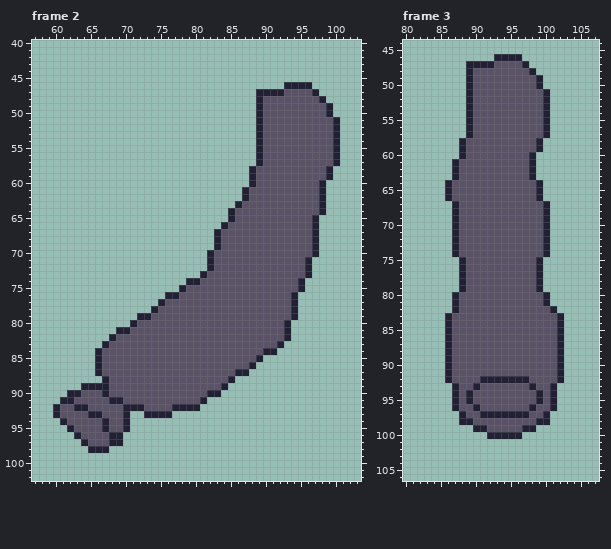
Pixel-art file -- Assets/Sprites/Sprite originals/Enemy/Boss 1/Boss_Attack_Left_Arm.ase. The picture above was drawn from the file before the commit.
128x128 pixels, 4 frames. Shown: frame 2: x 57..103, y 40..102; frame 3: x 80..107, y 44..106. The commit also changed other frames, which this record leaves out.
Now the later version:
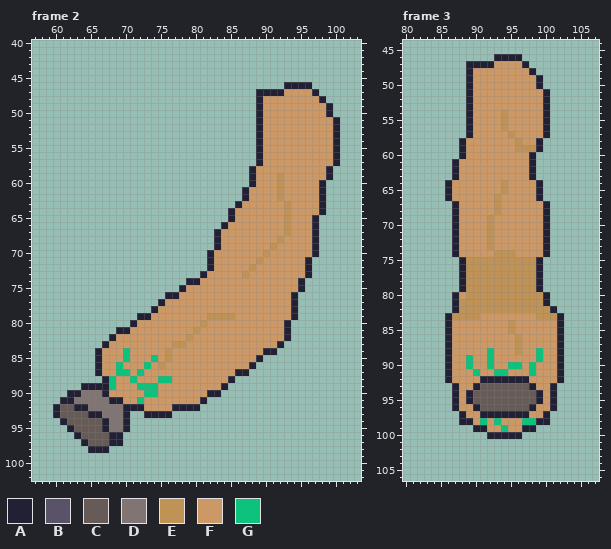
Palette (. is transparent): A #222034  B #5a5266  C #665b57  D #807573  E #bf9256  F #cc9966  G #0cc27c
Edits made:
Changed rows in their new state; - is an unchanged pixel.
Frame 2, layer "Filler":
first column x 61:
 47 --------------------------------FFFF---
 48 -----------------------------FFFFFFFF--
 49 -----------------------------FFFFFFFFF-
 50 -----------------------------FFFFFFFFF-
 51 -----------------------------FFFFFFFFFF
 52 -----------------------------FFFFFFFFFF
 53 -----------------------------FFFFFFFFFF
 54 -----------------------------FFFFFFFFFF
 55 -----------------------------FFFFFFFFFF
 56 -----------------------------FFFFFFFFFF
 57 -----------------------------FFFFFFFFFF
 58 ----------------------------FFFFFFFFFF-
 59 ----------------------------FFFEFFFFFF-
 60 ----------------------------FFFEFFFFF--
 61 ---------------------------FFFFEFFFFF--
 62 ---------------------------FFFFEFFFFF--
 63 --------------------------FFFFFFEFFFF--
 64 -------------------------FFFFFFFEFFFF--
 65 -------------------------FFFFFFFEFFF---
 66 ------------------------FFFFFFFFEFFF---
 67 -----------------------FFFFFFFFFEFFF---
 68 -----------------------FFFFFFFFEFFFF---
 69 -----------------------FFFFFFFEFFFFF---
 70 ----------------------FFFFFFFEFFFFFF---
 71 ----------------------FFFFFFEFFFFFF----
 72 ----------------------FFFFFEFFFFFFF----
 73 ---------------------FFFFFEFFFFFFFF----
 74 --------------------FFFFFFFFFFFFFF-----
 75 ------------------FFFFFFFFFFFFFFFF-----
 76 -----------------FFFFFFFFFFFFFFFF------
 77 ---------------FFFFFFFFFFFFFFFFFF------
 78 --------------FFFFFFFFFFFFFFFFFFF------
 79 -------------FFFFFFFFEEEEFFFFFFFF------
 80 -----------FFFFFFFFFEFFFFFFFFFFF-------
 81 ----------FFFFFFFFFEFFFFFFFFFFFF-------
 82 --------FFFFFFFFFFEFFFFFFFFFFFFF-------
 83 -------FFFFFFFFFEEFFFFFFFFFFFFF--------
 84 ------FFFGFFFFFEFFFFFFFFFFFFF----------
 85 ------FFFGFFFGFEFFFFFFFFFFFF-----------
 86 ------FFGFFFGFEFFFFFFFFFFFF------------
 87 ------FFGGFGFFFFFFFFFFFFF--------------
 88 -------GFFGFFFGGFFFFFFFF---------------
 89 -------GFFFGGGFFFFFFFFF----------------
 90 ---DDD-FFFFFGGFFFFFFF------------------
 91 --DDDDD--FFGFFFFFFFF-------------------
 92 CC--DDDDD---FFFF-----------------------
 93 CCCC--DDD------------------------------
 94 -CCCCC-DD------------------------------
 95 --CCCC-DD------------------------------
 96 ---CCCC--------------------------------
 97 ----CCC--------------------------------
Frame 3, layer "Filler":
first column x 87:
 47 ------FFFF-----
 48 ---FFFFFFFF----
 49 ---FFFFFFFFF---
 50 ---FFFFFFFFF---
 51 ---FFFFFFFFFF--
 52 ---FFFFFFFFFF--
 53 ---FFFFFFFFFF--
 54 ---FFFFEFFFFF--
 55 ---FFFFEFFFFF--
 56 ---FFFFEFFFFF--
 57 ---FFFFFEFFFF--
 58 --FFFFFFFEFF---
 59 --FFFFFFFEEE---
 60 --FFFFFFFFF----
 61 -FFFFFFFFFF----
 62 -FFFFFFFFFF----
 63 -FFFFFFFFFF----
 64 FFFFFFFEFFFF---
 65 FFFFFFFEFFFF---
 66 FFFFFFEFFFFF---
 67 -FFFFFEFFFFFF--
 68 -FFFFFEFFFFFF--
 69 -FFFFEFFFFFFF--
 70 -FFFFEFFFFFFF--
 71 -FFFFEFFFFFFF--
 72 -FFFFEFFFFFFF--
 73 -FFFFEFFFFFFF--
 74 -FFFFFEEEFFFF--
 75 --EEEEEEEEEE---
 76 --EEEEEEEEEE---
 77 --EEEEEEEEEE---
 78 --EEEEEEEEEE---
 79 --EEEEEEEEEE---
 80 -FEEEEEEEEEEE--
 81 -EEEEEEEEEEEE--
 82 -EEEEEEEEEEEEE-
 83 EEEEFFFFFFFFEEE
 84 FFFFFFFFEFFFFFF
 85 FFFFFFFFEFFFFFF
 86 FFFFFFFFFEFFFFF
 87 FFFFFFFFFEFFFFF
 88 FFFFFGFFFEFFGFF
 89 FFGFFGFFFFFFGFF
 90 FFGFFGFFGGFGFFF
 91 FFFGFFGGFFFGFFF
 92 FFFF-------FFFF
 93 -FF-CCCCCCC-FF-
 94 -F-CCCCCCCCC-F-
 95 -F-CCCCCCCCC-F-
 96 -FF-CCCCCCC-FF-
 97 --FF-------FF--
 98 ---FGFGFFFGG---
 99 -----FFGFF-----
